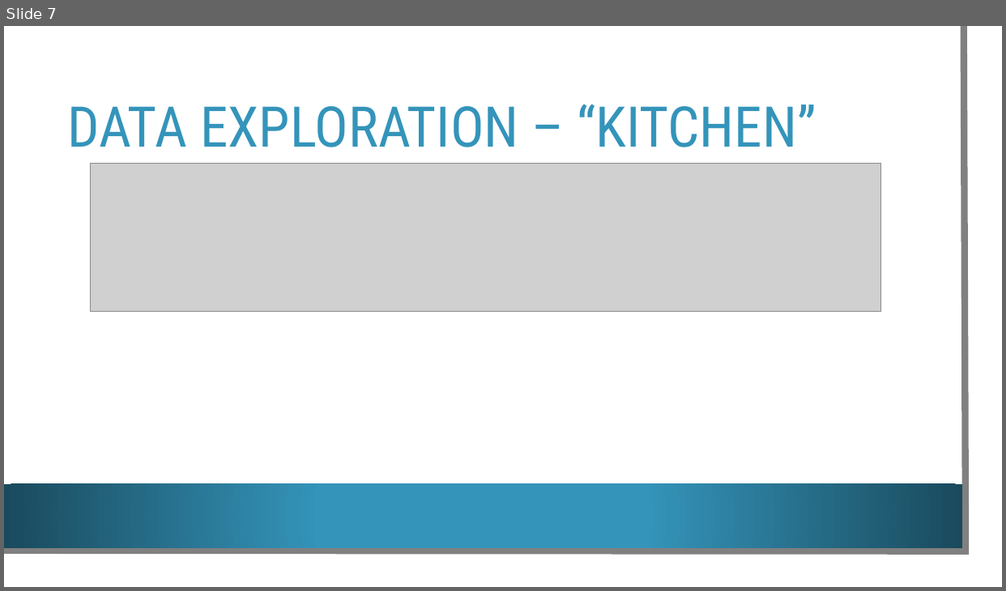
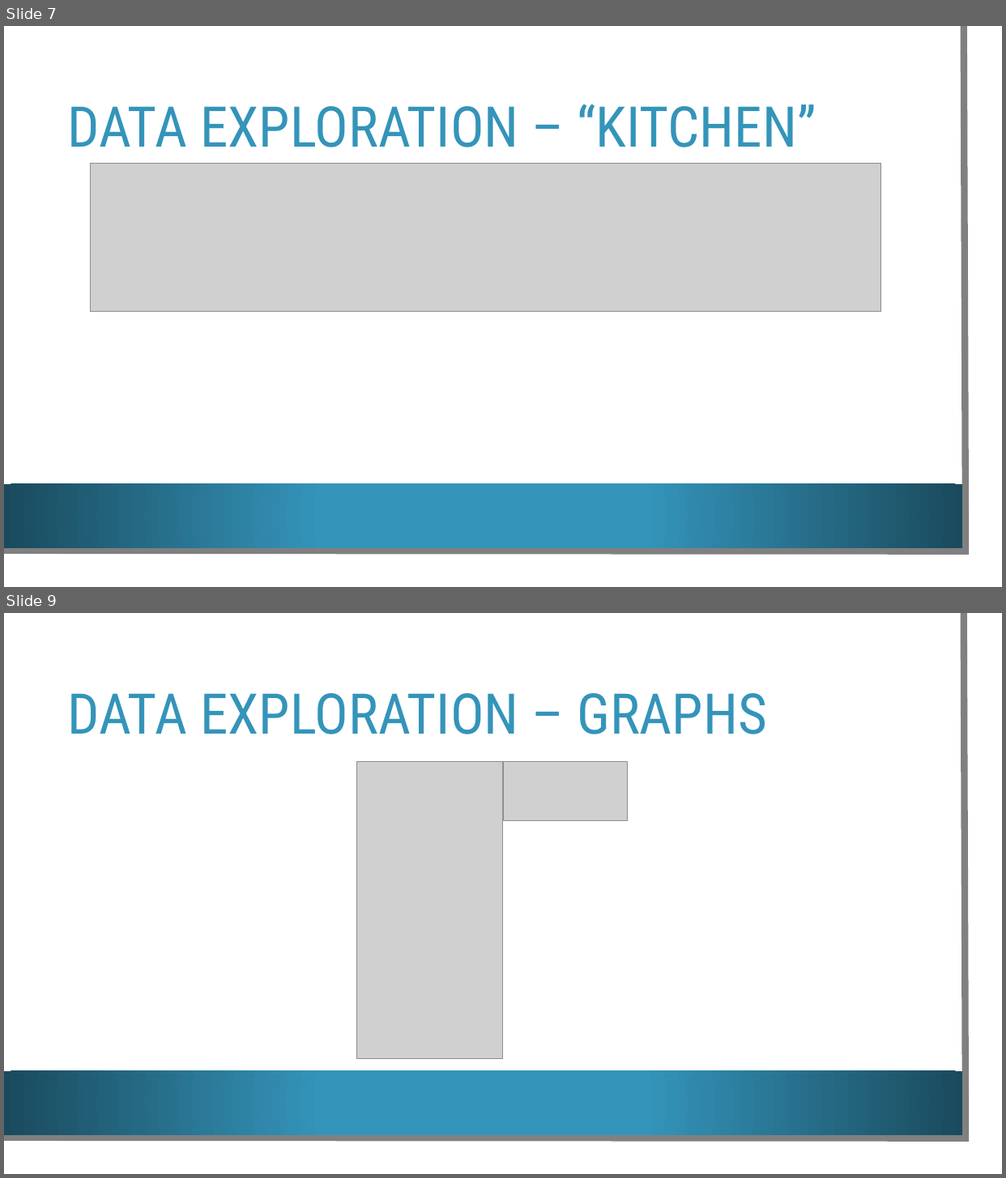
Before and after one commit to britcbish/gwu-big-data, a slide deck: Project Presentation - Amazon Reviews.pptx. Shown one above the other, each under a label of ours: slide 7 before the commit, slides 7 and 9 after it; the slides between them are not shown. The pictures are 1006x591 and 1006x1178 pixels, drawn with LibreOffice and Linux fonts; fonts in the diff are those of the drawing; grey boxes stand for pictures; background and template pictures are left out. Boxes give left, top, right and bottom in pixels: in the first picture for what was removed or moved away, otherwise in the second. Text is boxed around its words. In the diff, an @@ line names an element or a change of style, - is before the commit and + after.

```diff
--- a/Project Presentation - Amazon Reviews.pptx
+++ b/Project Presentation - Amazon Reviews.pptx
@@ slide 9 added at (4,613,1002,1174), background picture (left out); not listed: 3 template elements that a slide beside it also shows @@
@@ title added at (68,693,767,735), 54 pt, text #3494BA @@
+DATA EXPLORATION – GRAPHS
@@ picture added at (357,761,503,1059) @@
@@ picture added at (503,761,629,820) @@
```
Also in this commit, not shown: 1 slide changed.
